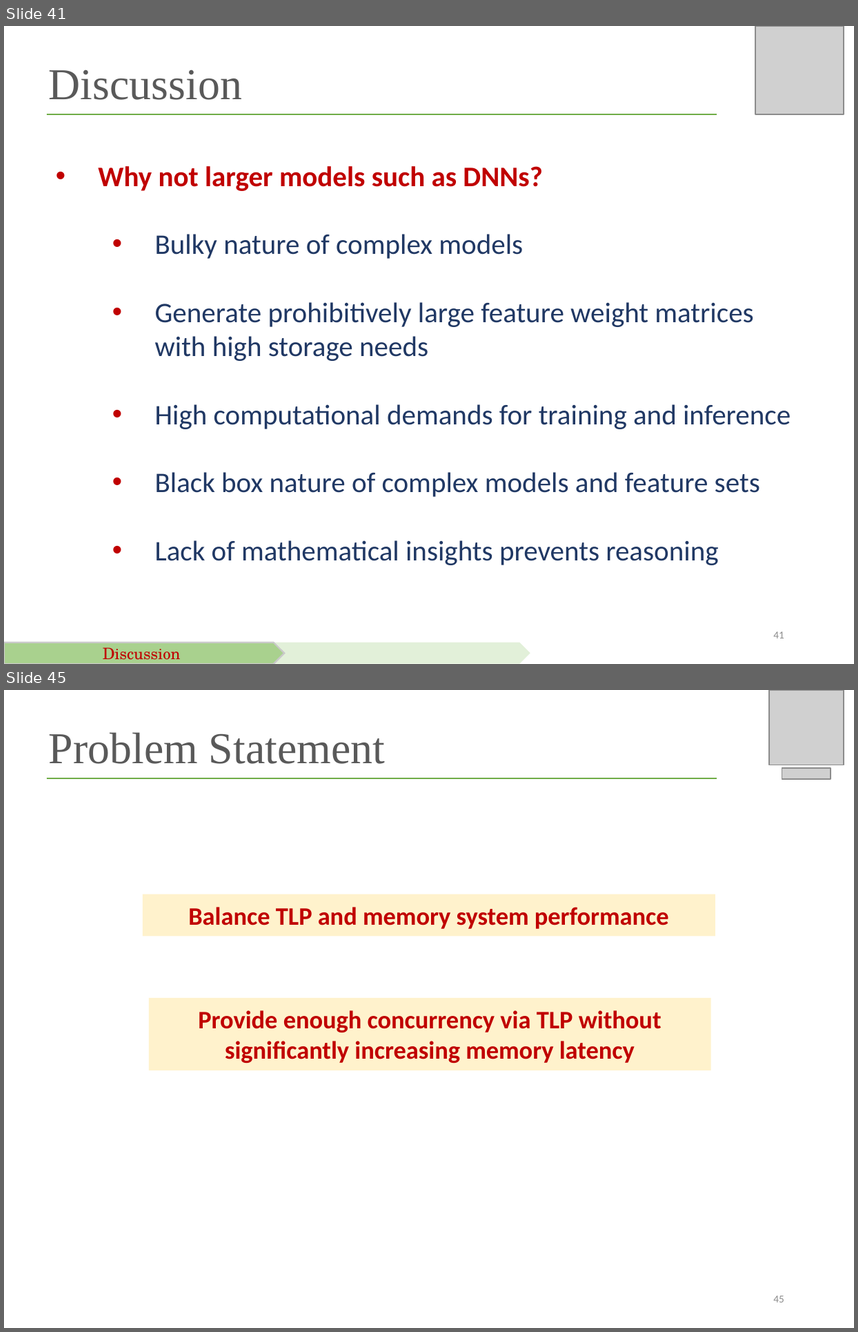
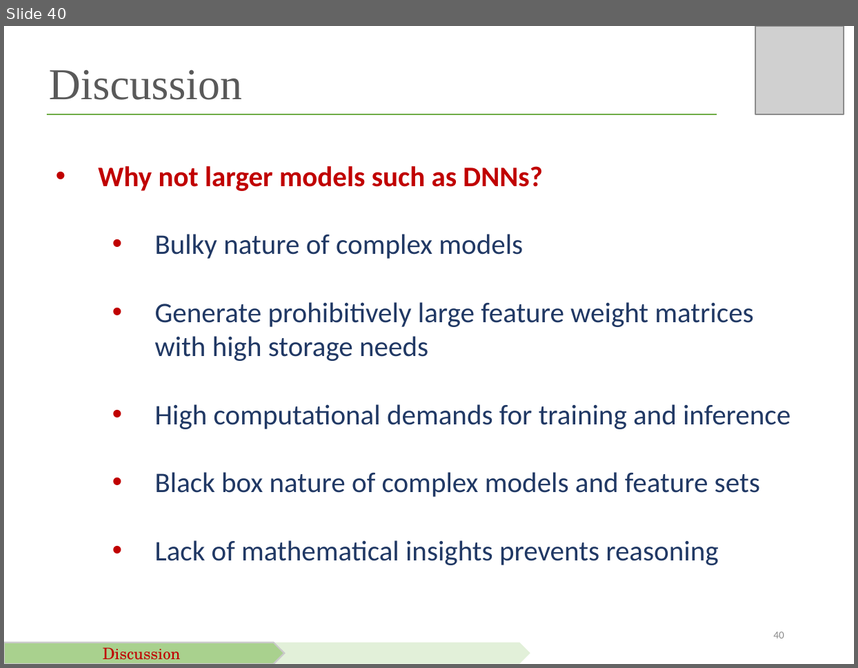
Before and after one commit to saumaydublish/saumaydublish.github.io, a slide deck: slides/hpca2019_slides.pptx. Shown one above the other, each under a label of ours: slides 41 and 45 before the commit, slide 40 after it; the slides between them are not shown. The pictures are 858x1332 and 858x668 pixels, drawn with LibreOffice and Linux fonts; fonts in the diff are those of the drawing; grey boxes stand for pictures. Boxes give left, top, right and bottom in pixels: in the first picture for what was removed or moved away, otherwise in the second. Text is boxed around its words. In the diff, an @@ line names an element or a change of style, - is before the commit and + after.

```diff
--- a/slides/hpca2019_slides.pptx
+++ b/slides/hpca2019_slides.pptx
@@ slide 45 removed at bbox=[4, 690, 854, 1328], background #FFFFFF @@
@@ picture removed at bbox=[769, 690, 844, 765] @@
@@ text removed at bbox=[49, 732, 385, 764] @@
-Problem Statement
@@ picture removed at bbox=[783, 768, 831, 778] @@
@@ line removed from (47, 778) to (717, 778) @@
@@ rectangle removed at bbox=[142, 894, 715, 936] @@
-Balance TLP and memory system performance
@@ rectangle removed at bbox=[149, 997, 711, 1069] @@
-Provide enough concurrency via TLP without significantly increasing memory latency
@@ page number removed at bbox=[773, 1295, 784, 1302] @@
-45
@@ what was slide 41 is now slide 40 @@
@@ page number at bbox=[773, 631, 784, 638]: text changed @@
-41
+40
```
Also in this commit, not shown: 2 slides changed, 9 other slides removed, 4 other files.
